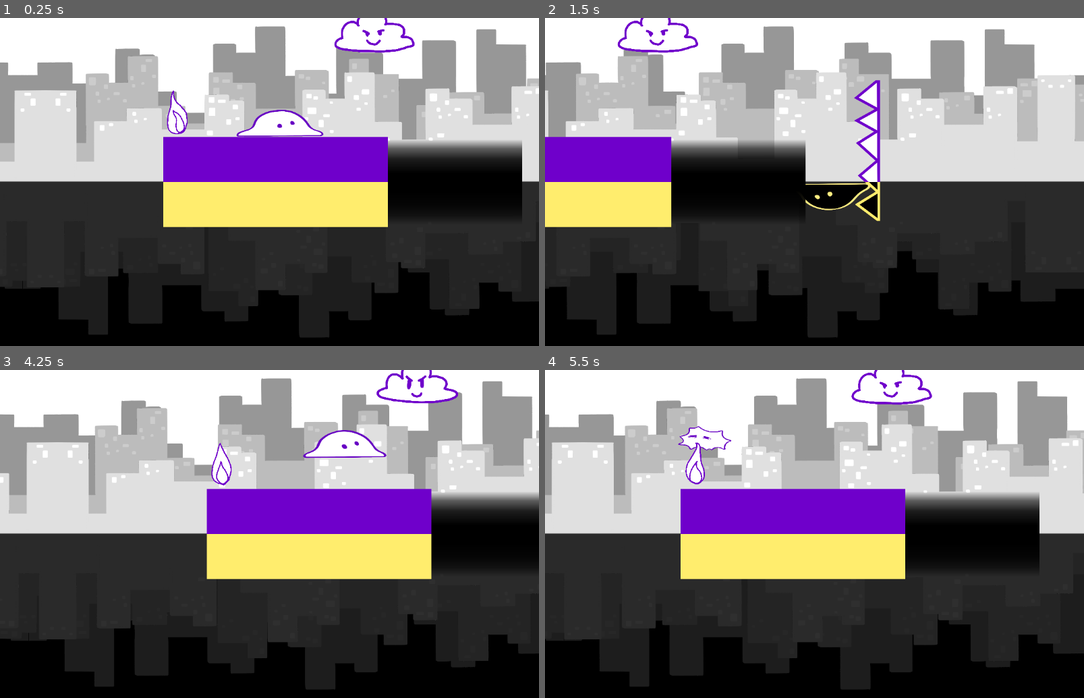
Above: before the commit, frames 1-4 (two rows, left to right).
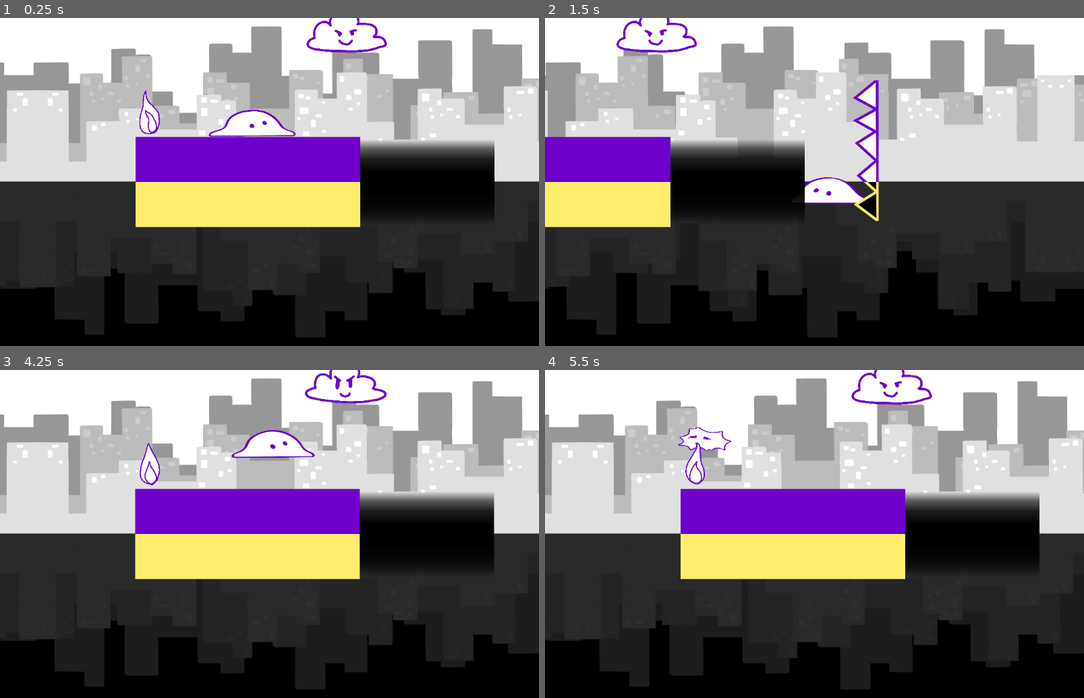
Above: after the commit, the same moments.

Repository: Globs-United/Project
Game: Godot game, scene res://lvl1_BACKUP_201505.tscn
Same seed, same stepped clock (60 frames per second), same inputs: the game is played once before the commit and once after it.
Inputs:
- Up to frame 1 (0.25 s): no input
- Up to frame 2 (1.5 s): hold Right (moveRight) from 0.53 s (still down); tap Space (jump) at 0.6, 0.77, 1.07 s; tap E (interact) at 1.35 s
- Up to frame 3 (4.25 s): tap Space (jump) at 1.52, 1.55, 1.82, 2.1, 3.02, 3.05, 3.32, 3.6, 3.77, 4.07 s; release Right (moveRight) at 2.03 s; hold Left (moveLeft) 2.03-2.78 s; hold Right (moveRight) from 2.78 s (still down); tap E (interact) at 2.85 s
- Up to frame 4 (5.5 s): release Right (moveRight) at 4.28 s; hold Left (moveLeft) 4.28-5.03 s; tap E (interact) at 4.35 s; tap Space (jump) at 4.52, 4.55, 4.82, 5.1 s; hold Right (moveRight) from 5.03 s (still down)

The runs differ from the first frame. In frame 1, 13% of the frame differs, in the area x 0-100%, y 0-98%; in frame 2, 2.0%; in frame 3, 26%; in frame 4, 0.2%.

Commit message:
Make level 1 bigger

Diff:
--- a/lvl2.tscn
+++ b/lvl2.tscn
@@ -14,7 +14,7 @@
 
 [node name="Player" parent="." instance=ExtResource("1_aq45b")]
 z_index = 3
-position = Vector2(1309, 283)
+position = Vector2(3482, 118)
 scale = Vector2(0.4, 0.4)
 
 [node name="Pit" parent="." instance=ExtResource("2_jukch")]
@@ -22,6 +22,7 @@
 scale = Vector2(0.8, 0.45)
 
 [node name="Wall" parent="." instance=ExtResource("3_vcnes")]
+z_index = 1
 position = Vector2(2400, 350)
 scale = Vector2(50, 0.5)
 
@@ -37,8 +38,61 @@
 scale = Vector2(0.16, 0.16)
 
 [node name="Spikes" parent="." instance=ExtResource("7_t5h3c")]
-position = Vector2(511, -308)
-scale = Vector2(0.3, 0.3)
+position = Vector2(2344, 305)
+rotation = 1.5708
+scale = Vector2(0.2, 0.2)
+
+[node name="Spikes2" parent="." instance=ExtResource("7_t5h3c")]
+position = Vector2(2545, 305)
+rotation = 1.5708
+scale = Vector2(0.2, 0.2)
+
+[node name="Spikes5" parent="." instance=ExtResource("7_t5h3c")]
+position = Vector2(3528, 205)
+rotation = -1.5708
+scale = Vector2(0.2, 0.2)
+
+[node name="Spikes11" parent="." instance=ExtResource("7_t5h3c")]
+position = Vector2(4270, 188)
+rotation = -1.5708
+scale = Vector2(0.2, 0.2)
+
+[node name="Spikes12" parent="." instance=ExtResource("7_t5h3c")]
+position = Vector2(4087, 78)
+rotation = -1.5708
+scale = Vector2(0.2, 0.2)
+
+[node name="Spikes8" parent="." instance=ExtResource("7_t5h3c")]
+position = Vector2(4087, 275)
+rotation = -1.5708
+scale = Vector2(0.2, 0.2)
+
+[node name="Spikes6" parent="." instance=ExtResource("7_t5h3c")]
+position = Vector2(3437, 302)
+rotation = 1.5708
+scale = Vector2(0.2, 0.2)
+
+[node name="Spikes7" parent="." instance=ExtResource("7_t5h3c")]
+position = Vector2(3635, 303)
+rotation = 1.5708
+scale = Vector2(0.2, 0.2)
+
+[node name="Spikes3" parent="." instance=ExtResource("7_t5h3c")]
+position = Vector2(3273, 251)
+scale = Vector2(0.2, 0.2)
+
+[node name="Spikes9" parent="." instance=ExtResource("7_t5h3c")]
+position = Vector2(3963, 153)
+scale = Vector2(0.2, 0.2)
+
+[node name="Spikes10" parent="." instance=ExtResource("7_t5h3c")]
+position = Vector2(4348, 264)
+scale = Vector2(0.2, 0.2)
+
+[node name="Spikes4" parent="." instance=ExtResource("7_t5h3c")]
+position = Vector2(2891, 100)
+rotation = 3.14159
+scale = Vector2(0.2, 0.2)
 
 [node name="Fire" parent="." instance=ExtResource("8_ux455")]
 position = Vector2(345, -370)
@@ -48,6 +102,16 @@
 position = Vector2(208, 304)
 scale = Vector2(0.15, 0.15)
 text = "Use the WASD Keys to move!"
+
+[node name="Sign2" parent="." instance=ExtResource("9_jukch")]
+position = Vector2(2010, 299)
+scale = Vector2(0.15, 0.15)
+text = "Don't touch the spikes!"
+
+[node name="Sign3" parent="." instance=ExtResource("9_jukch")]
+position = Vector2(3315, 104)
+scale = Vector2(0.15, 0.15)
+text = "The backs are safe"
 
 [node name="Wall2" parent="." instance=ExtResource("3_vcnes")]
 position = Vector2(388, 298)
@@ -69,13 +133,45 @@
 position = Vector2(1790, 212)
 scale = Vector2(0.25, 2.68)
 
+[node name="Wall15" parent="." instance=ExtResource("3_vcnes")]
+position = Vector2(1928, 8.00002)
+scale = Vector2(0.25, 2.68)
+
+[node name="Wall19" parent="." instance=ExtResource("3_vcnes")]
+position = Vector2(2858, 71)
+scale = Vector2(0.25, 2.68)
+
 [node name="Wall5" parent="." instance=ExtResource("3_vcnes")]
 position = Vector2(1337, 216)
 scale = Vector2(5.56, 0.25)
 
 [node name="Wall9" parent="." instance=ExtResource("3_vcnes")]
-position = Vector2(2532, 120)
-scale = Vector2(3, 0.25)
+position = Vector2(2243, 258)
+scale = Vector2(1.04, 0.25)
+
+[node name="Wall13" parent="." instance=ExtResource("3_vcnes")]
+position = Vector2(2424, 196)
+scale = Vector2(1.04, 0.25)
+
+[node name="Wall14" parent="." instance=ExtResource("3_vcnes")]
+position = Vector2(2634, 114)
+scale = Vector2(1.04, 0.25)
+
+[node name="Wall18" parent="." instance=ExtResource("3_vcnes")]
+position = Vector2(3313, 142)
+scale = Vector2(1.04, 0.25)
+
+[node name="Wall20" parent="." instance=ExtResource("3_vcnes")]
+position = Vector2(4015, 239)
+scale = Vector2(0.559995, 0.25)
+
+[node name="Wall17" parent="." instance=ExtResource("3_vcnes")]
+position = Vector2(2983, 192)
+scale = Vector2(1.04, 0.25)
+
+[node name="Wall16" parent="." instance=ExtResource("3_vcnes")]
+position = Vector2(3181, 265)
+scale = Vector2(1.04, 0.25)
 
 [node name="Wall6" parent="." instance=ExtResource("3_vcnes")]
 position = Vector2(1371, 87)
--- a/scripts/camera_2d.gd
+++ b/scripts/camera_2d.gd
@@ -1,6 +1,14 @@
 extends Camera2D
 
 var screen_size;
+
+func _ready():
+	screen_size = get_viewport_rect().size;
+	var newX = max(get_node("../Player").position.x, screen_size.x / 4);
+	var newY = position.y; #get_node("../Player").position.y;
+
+	position.x = newX;
+	position.y = newY;
 
 func _process(delta: float) -> void:
 	screen_size = get_viewport_rect().size;
--- a/scripts/playerKate.gd
+++ b/scripts/playerKate.gd
@@ -59,7 +59,7 @@
 	if playerstate != "jump":# || $AnimatedSprite2D.frame <= 2:
 		if prepareJump:
 			playerstate = "jump"
-		elif abs(velocity.x) < 0.1 and velocity.y == 0:
+		elif abs(velocity.x) < 0.2 and abs(velocity.y) < 0.2:
 			playerstate = "idle"
 		elif is_on_floor_custom:
 			playerstate = "walk"
@@ -86,7 +86,7 @@
 		if(!(velocity.y * downDir > 0 && velocityTemp.y * downDir < 0)):
 			velocity = velocityTemp;
 		else:
-			#velocity.y = 0;
+			velocity.y = 0;
 			is_on_floor_custom = true;
 
 	# replace move and slide so I can handle the collisions manually and add bouncing
